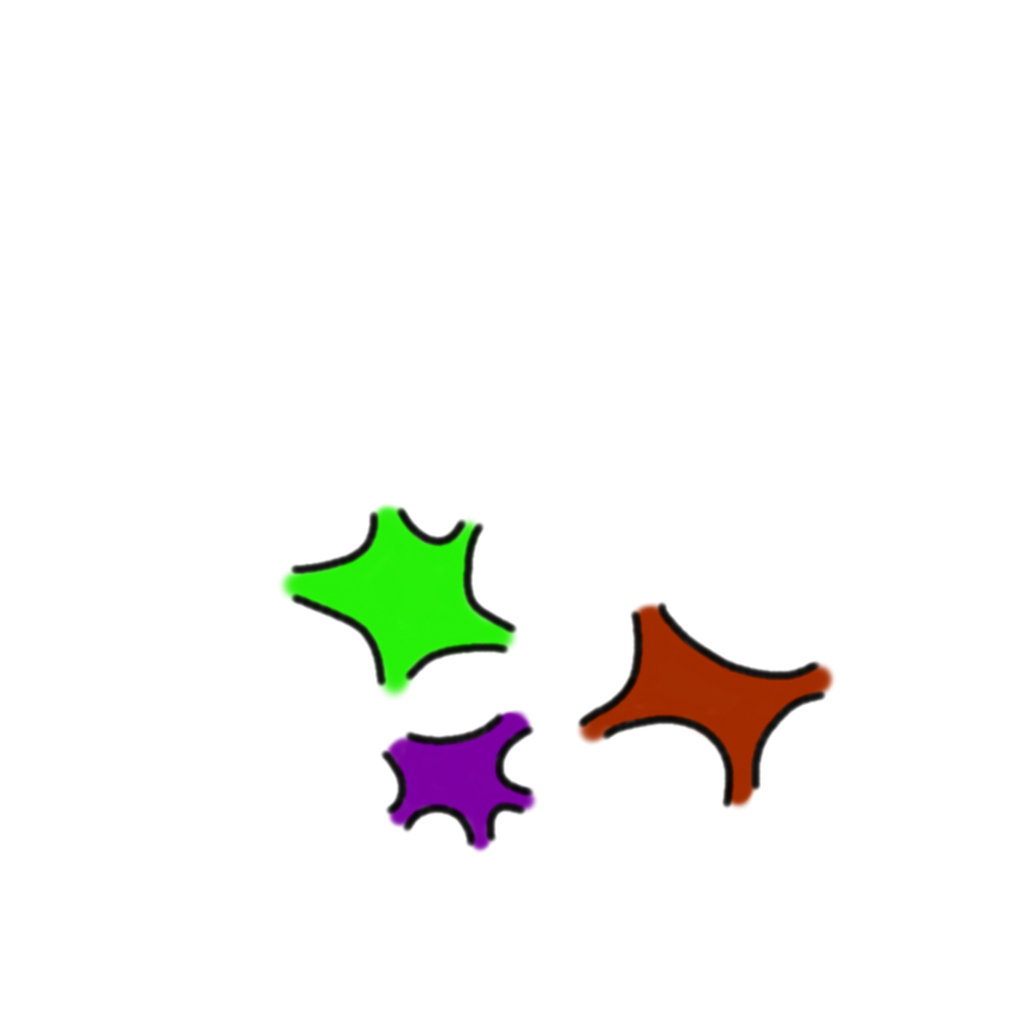
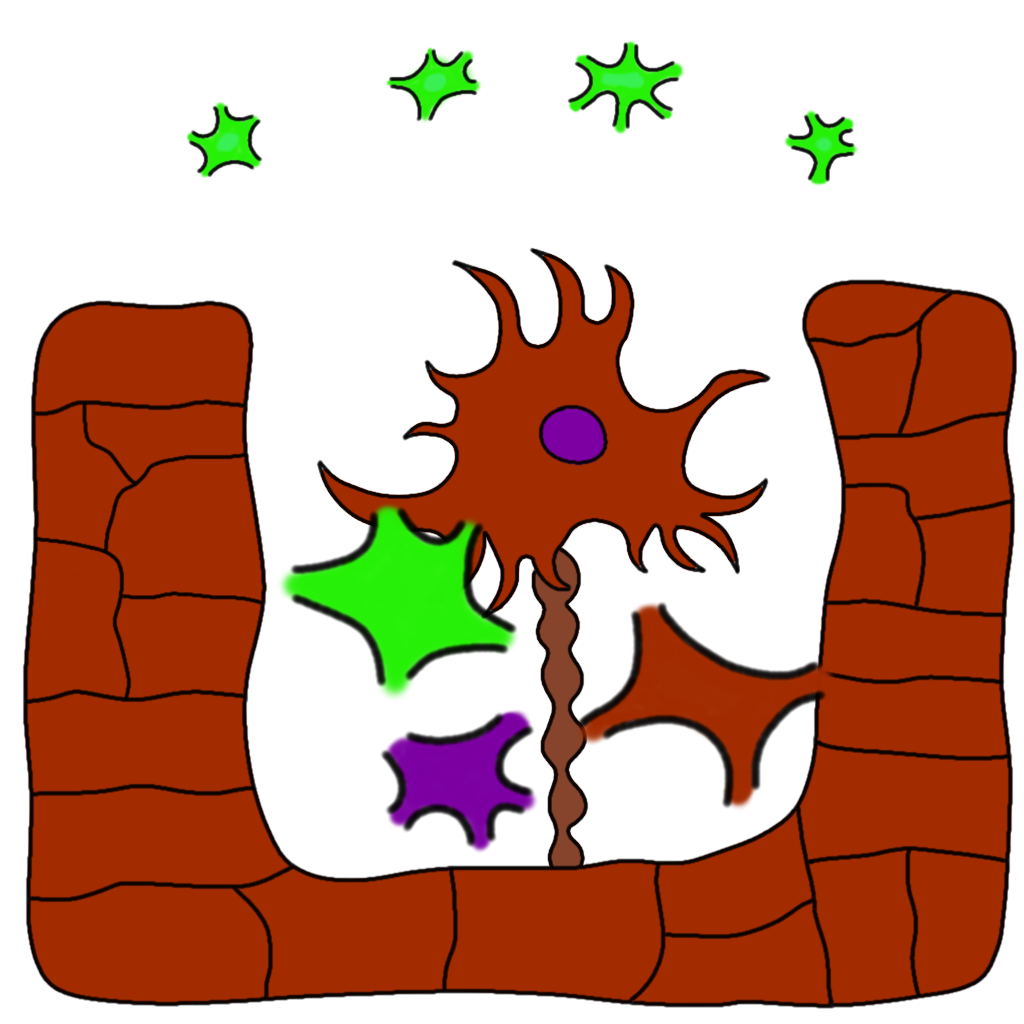
The second 1024 × 1024 image is a revision of the first. Changes to its layers:
painted on "IciMaison" over [256, 448, 832, 896]
painted on "couleurIciMaison" over [256, 448, 896, 896]
showed group "Exterieur" (3 layers) over [22, 256, 1018, 1009]
painted on "paroiscellules" over [22, 256, 1018, 1009]
painted on "exterieurscellules" over [22, 256, 1018, 1009]
painted on "couleur" over [22, 256, 1018, 1009]
showed group "defence" (1st of 2) (2 layers) over [186, 41, 859, 256]
painted on "couleur_defence" over [186, 41, 859, 256]
showed group "neurone" (1st of 2) (3 layers) over [256, 247, 832, 640]
painted on "neurone" (2nd of 2, in "neurone") over [256, 247, 832, 640]
painted on "couleur_neurone" over [256, 247, 832, 640]
showed group "axiome" (1st of 2) (2 layers) over [512, 512, 640, 896]
painted on "axiome" (2nd of 2, in "axiome") over [512, 512, 640, 896]
painted on "couleur_axiome" over [512, 512, 640, 896]
